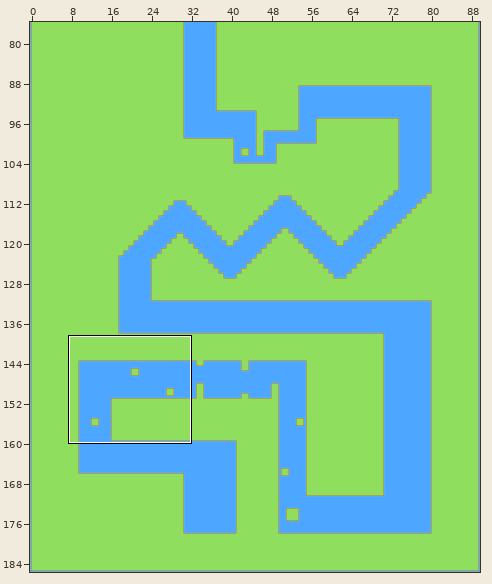
Level history. Tiled map: Assets/com.seanba.super-tiled2unity/FINAL/Maps/Overworld 1.tmx. Above: a wide view before the commit, with the close-up outlined.
Close-up. Before the edit:
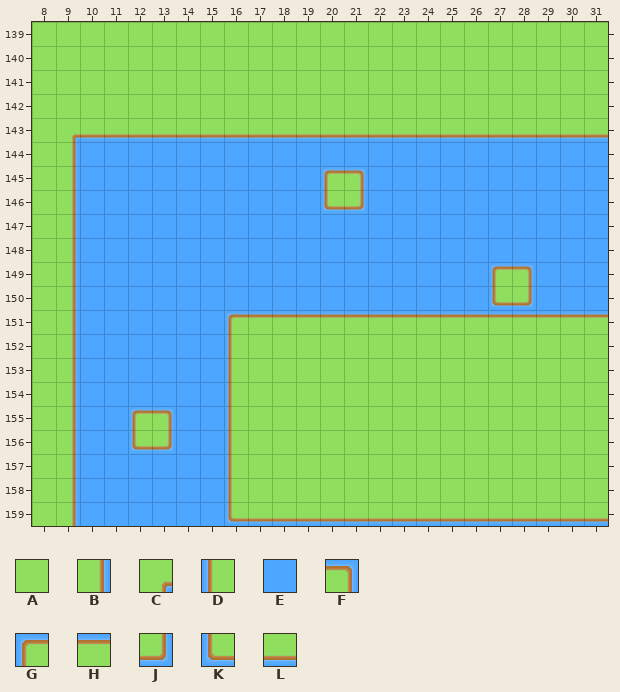
Cells are 32x32 px. Shown: x 8..31, y 139..159. The commit also changed other parts of the map, which this record leaves out.
Key: from "Grass": A 61 "2.6", B 62 "2.7", C 68 "3.5", D 75 "4.4", E 88 "6.1", F 99 "1.4", G 100 "1.5", H 101 "1.6", J 114 "6.4", K 115 "6.5", L 116 "6.6".
_ is an empty cell.
Layer "Tile Layer 1" before, first column x 8:
139 AAAAAAAAAAAAAAAAAAAAAAAA
140 AAAAAAAAAAAAAAAAAAAAAAAA
141 AAAAAAAAAAAAAAAAAAAAAAAA
142 AAAAAAAAAAAAAAAAAAAAAAAA
143 ACLLLLLLLLLLLLLLLLLLLLLL
144 ABEEEEEEEEEEEEEEEEEEEEEE
145 ABEEEEEEEEEEGFEEEEEEEEEE
146 ABEEEEEEEEEEKJEEEEEEEEEE
147 ABEEEEEEEEEEEEEEEEEEEEEE
148 ABEEEEEEEEEEEEEEEEEEEEEE
149 ABEEEEEEEEEEEEEEEEEGFEEE
150 ABEEEEEEEEEEEEEEEEEKJEEE
151 ABEEEEEEGHHHHHHHHHHHHHHH
152 ABEEEEEEDAAAAAAAAAAAAAAA
153 ABEEEEEEDAAAAAAAAAAAAAAA
154 ABEEEEEEDAAAAAAAAAAAAAAA
155 ABEEGFEEDAAAAAAAAAAAAAAA
156 ABEEKJEEDAAAAAAAAAAAAAAA
157 ABEEEEEEDAAAAAAAAAAAAAAA
158 ABEEEEEEDAAAAAAAAAAAAAAA
159 ABEEEEEEKLLLLLLLLLLLLLLL
New version:
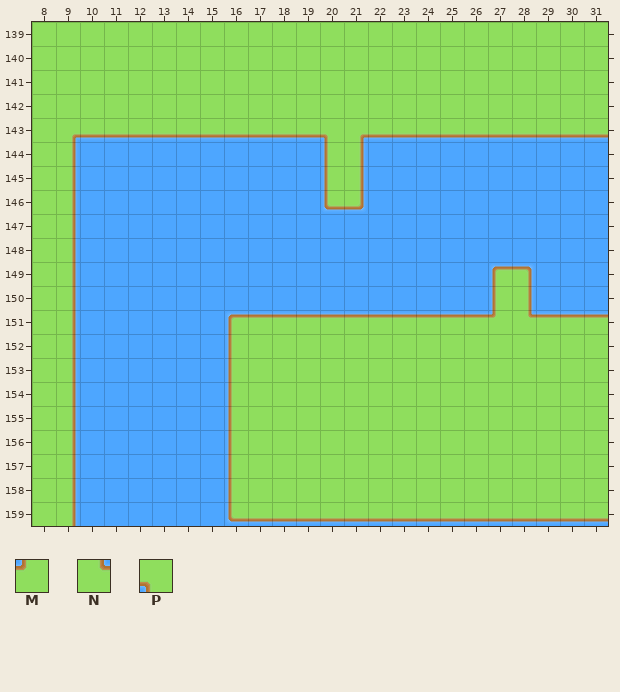
Further tiles: from "Grass": M 60 "2.5", N 76 "4.5", P 84 "5.5".
Change:
Changed rows in their new state; . is an unchanged cell.
Layer "Tile Layer 1":
first column x 20:
143 PC
144 DB
145 DB
first column x 27:
150 DB
151 MN
first column x 12:
155 EE
156 EE
